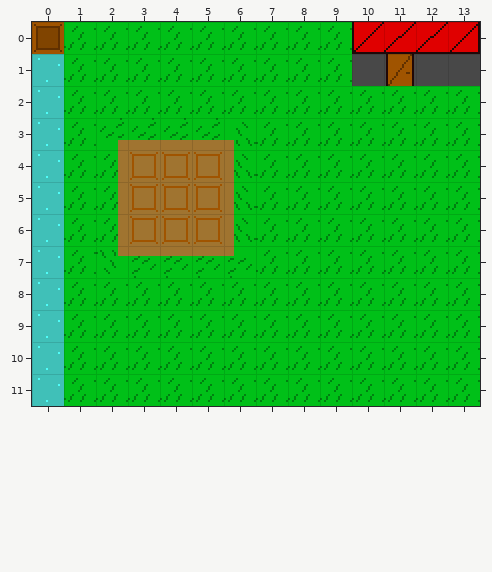
One commit to this Tiled map: maps/farmMap.tmx. Above, as it was before the edit.
Cells are 16x16 px. Shown: x 0..13, y 0..11.
New version:
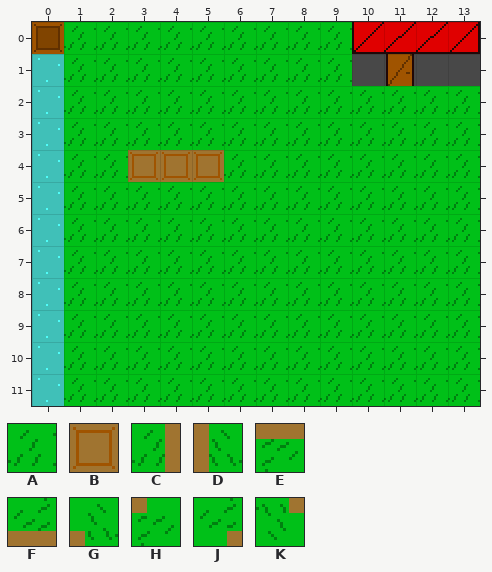
Key: from "farm-tileset": A 1, B 3, C 28, D 29, E 30, F 31, G 33, H 34, J 35, K 36.
_ is an empty cell.
The exact change:
Layer "Ground":
y 3: x 2..6 JFFFG -> AAAAA
y 4: x 2 C -> A; x 6 D -> A
y 5..6: x 2..6 CBBBD -> AAAAA
y 7: x 2..6 KEEEH -> AAAAA
Where, in picture pixels (left, top, right, bottom), the same in both pictures:
changed: (96, 118, 256, 278)
